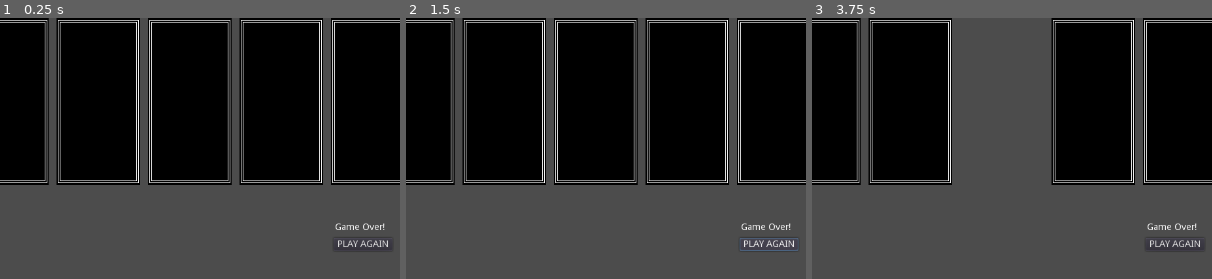
Above: before the commit, frames 1-3 (left to right).
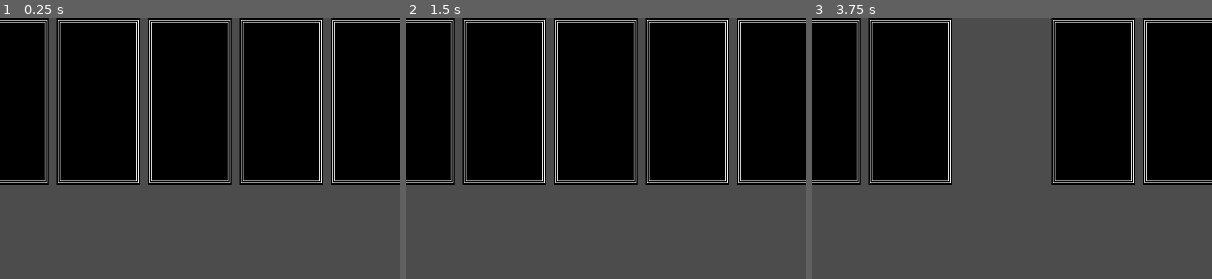
Above: after the commit, the same moments.

Repository: cjsweeten101/gmtk2019
Game: Godot game, scene res://GameRoom.tscn
Same seed, same stepped clock (60 frames per second), same inputs: the game is played once before the commit and once after it.
Inputs (mouse positions are % of the whole screen's width and height, from its top left):
- Up to frame 1 (0.25 s): no input
- Up to frame 2 (1.5 s): click (50, 43) at 0.5 s, where only the run before the commit has a clickable "PLAY AGAIN"; click (50, 43) at 1.25 s, where only the run before the commit has a clickable "PLAY AGAIN"
- Up to frame 3 (3.75 s): click (50, 43) at 2 s, where only the run before the commit has a clickable "PLAY AGAIN"; click (79, 49) at 2.77 s; click "End Turn" at 3.5 s
The pictures show only the part of the screen within x 4-54%, y 0-50%; the shares and areas given below are measured in that part.

The runs differ from the first frame. In frame 1, 0.3% of the frame differs, in the area x 83-98%, y 78-89%; in frame 2, 0.4%, in the area x 83-98%, y 78-90%; in frame 3, 0.3%.

Commit message:
very basic game over

Diff:
--- a/GameRoom.gd
+++ b/GameRoom.gd
@@ -22,6 +22,7 @@
 			source.add_child(target)
 
 func _physics_process(delta):
+	check_for_game_over()
 	$AIHealth.text = "Health: " + str(ai_health)
 	$PlayerHealth.text = "Health: " + str(player_health)
 	if $Deck.get_children().size() == 0:
@@ -29,6 +30,13 @@
 	$PlayerMana.text = "Mana: " + str($PlayerHand.mana)
 	attempt_to_play_cards($PlayerHand)
 	attempt_to_play_cards($AIHand)
+
+func check_for_game_over():
+	if ai_health <= 0 or player_health <= 0:
+		$PlayerHand.deactivate()
+		$GameOver.text = "Game Over!"
+		$GameOver/PlayButton.visible = true
+		$GameOver/PlayButton.disabled = false
 
 func attempt_to_play_cards(hand):
 	for n in hand.get_children():
@@ -97,4 +105,4 @@
 
 
 func _on_PlayButton_pressed():
-	pass # Replace with function body.
+	get_tree().reload_current_scene()
--- a/GameRoom.tscn
+++ b/GameRoom.tscn
@@ -7,6 +7,21 @@
 
 [node name="GameRoom" type="Node2D"]
 script = ExtResource( 1 )
+
+[node name="GameOver" type="Label" parent="."]
+margin_left = 566.052
+margin_top = 314.042
+margin_right = 643.052
+margin_bottom = 328.042
+
+[node name="PlayButton" type="Button" parent="GameOver"]
+visible = false
+margin_left = -1.99026
+margin_top = 23.2197
+margin_right = 88.0097
+margin_bottom = 43.2197
+disabled = true
+text = "PLAY AGAIN"
 
 [node name="Deck" parent="." instance=ExtResource( 2 )]
 position = Vector2( 1101.06, 328.154 )
@@ -56,20 +71,6 @@
 "
 
 [node name="AITimer" type="Timer" parent="."]
-
-[node name="GameOver" type="Label" parent="."]
-margin_left = 566.052
-margin_top = 314.042
-margin_right = 643.052
-margin_bottom = 328.042
-text = "Game Over!"
-
-[node name="PlayButton" type="Button" parent="GameOver"]
-margin_left = -1.99026
-margin_top = 23.2197
-margin_right = 88.0097
-margin_bottom = 43.2197
-text = "PLAY AGAIN"
+[connection signal="pressed" from="GameOver/PlayButton" to="." method="_on_PlayButton_pressed"]
 [connection signal="pressed" from="EndTurn" to="." method="_on_EndTurn_pressed"]
 [connection signal="timeout" from="AITimer" to="." method="_on_AITimer_timeout"]
-[connection signal="pressed" from="GameOver/PlayButton" to="." method="_on_PlayButton_pressed"]
